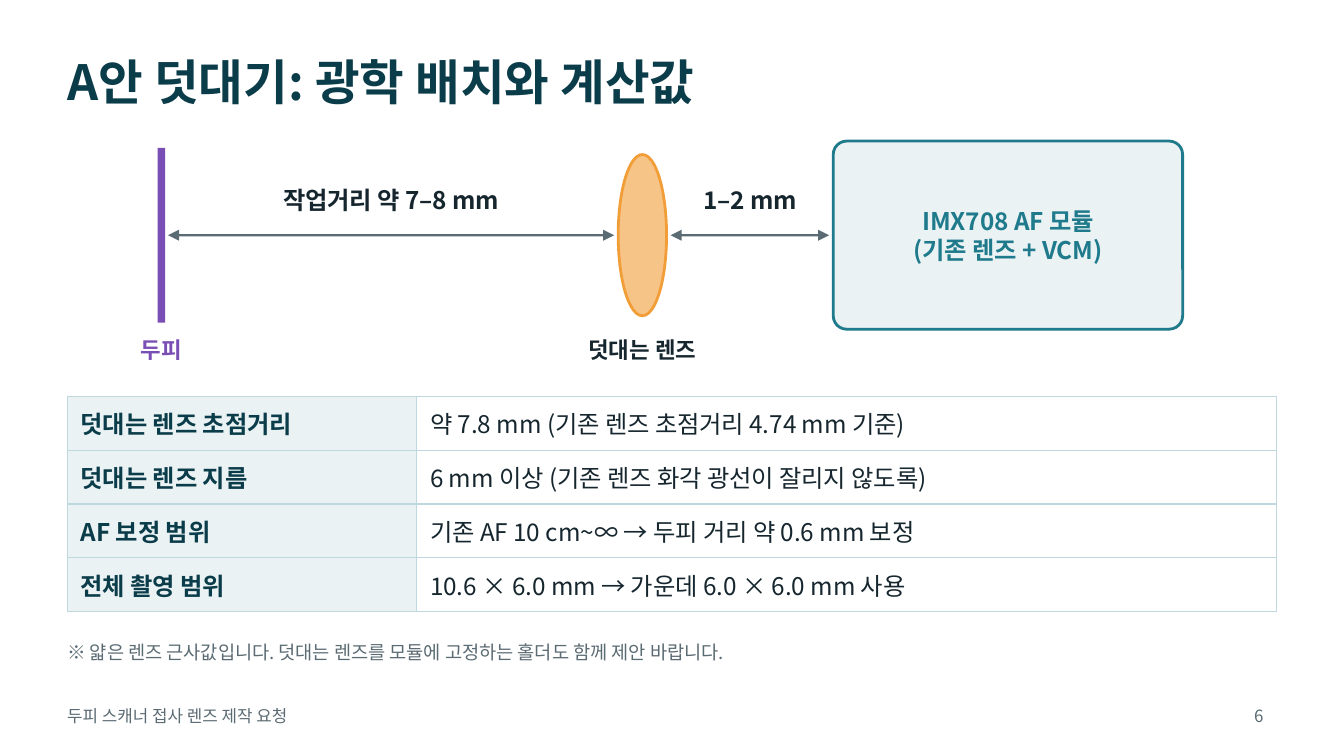
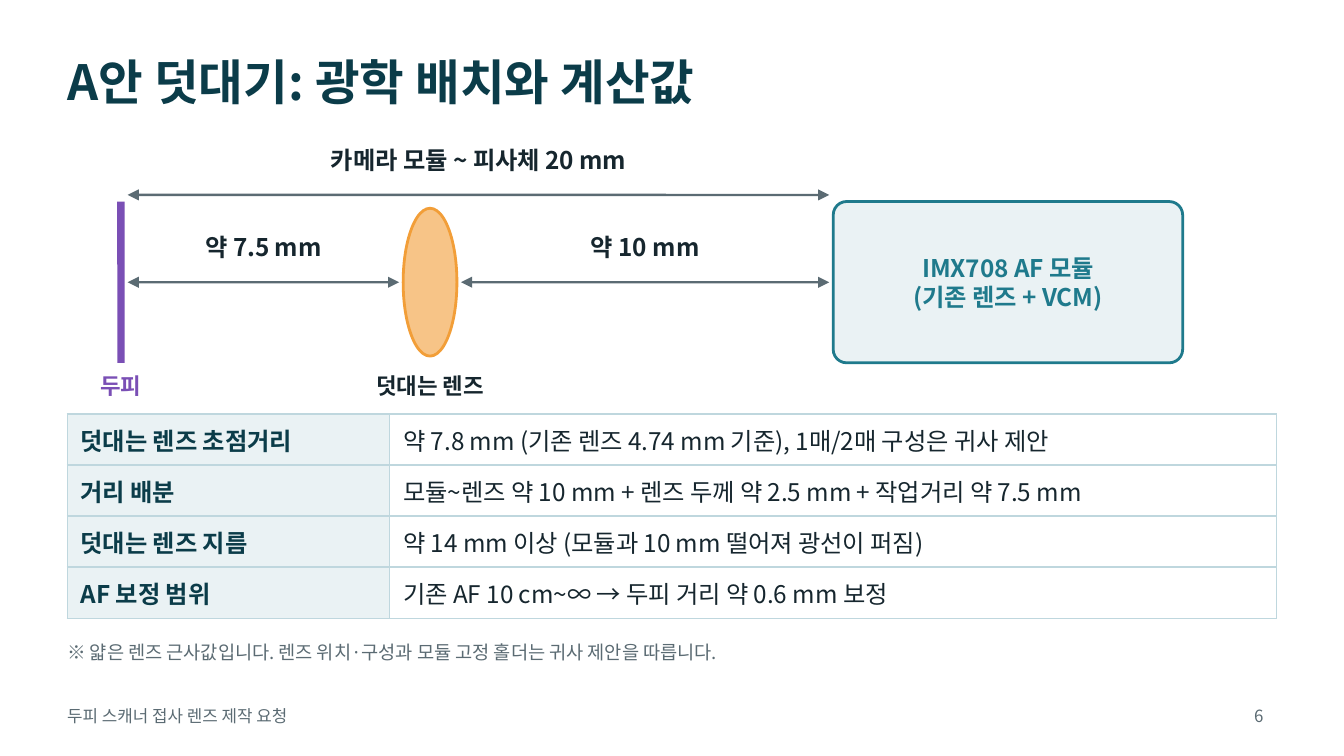
Before and after one commit to urisuni3325-ai/rv1106, a slide deck: slide 6 of docs/lens-rfq-imx708.pptx. Drawn at 1344x756 pixels with LibreOffice and Linux fonts; fonts in the diff are those of the drawing. Boxes give left, top, right and bottom in pixels: in the first picture for what was removed or moved away, otherwise in the second. Text is boxed around its words. In the diff, an @@ line names an element or a change of style, - is before the commit and + after.

```diff
--- a/docs/lens-rfq-imx708.pptx
+++ b/docs/lens-rfq-imx708.pptx
@@ text added at box(331, 148, 626, 172), 13 pt, text #16262E, bold @@
+카메라 모듈 ~ 피사체 20 mm
@@ line moved from (161, 148) - (161, 323) to (121, 202) - (121, 363) @@
@@ double arrow moved from (168, 235) - (614, 235) to (128, 195) - (829, 195) @@
@@ text removed at box(283, 188, 500, 212) @@
-작업거리 약 7–8 mm
@@ ellipse: place and size @@
-ellipse at box(618, 155, 667, 316)
+ellipse at box(403, 208, 457, 356)
@@ text "IMX708 AF 모듈": place and size @@
-text "IMX708 AF 모듈" at box(913, 210, 1102, 264)
+text "IMX708 AF 모듈" at box(913, 257, 1102, 311)
@@ rounded rectangle: place and size @@
-rounded rectangle at box(833, 141, 1183, 329)
+rounded rectangle at box(833, 202, 1183, 363)
@@ rounded rectangle at box(833, 202, 1183, 363): proportions changed @@
@@ text at box(205, 235, 322, 258): text changed @@
-1–2 mm
+약 7.5 mm
@@ text added at box(591, 235, 700, 258), 13 pt, text #16262E, bold @@
+약 10 mm
@@ double arrow moved from (671, 235) - (829, 235) to (128, 282) - (399, 282) @@
@@ double arrow added from (461, 282) to (829, 282), #5B6B73 1.25 pt @@
@@ text "두피": place and size @@
-text "두피" at box(141, 339, 182, 360)
+text "두피" at box(100, 375, 141, 396)
@@ text "덧대는 렌즈": place and size @@
-text "덧대는 렌즈" at box(588, 339, 696, 360)
+text "덧대는 렌즈" at box(376, 375, 484, 396)
@@ table at box(67, 414, 1277, 609) @@
-row 1: 덧대는 렌즈 초점거리 | 약 7.8 mm (기존 렌즈 초점거리 4.74 mm 기준)
-row 2: 덧대는 렌즈 지름 | 6 mm 이상 (기존 렌즈 화각 광선이 잘리지 않도록)
+row 1: 덧대는 렌즈 초점거리 | 약 7.8 mm (기존 렌즈 4.74 mm 기준), 1매/2매 구성은 귀사 제안
+row 2: 거리 배분 | 모듈~렌즈 약 10 mm + 렌즈 두께 약 2.5 mm + 작업거리 약 7.5 mm
+row 3: 덧대는 렌즈 지름 | 약 14 mm 이상 (모듈과 10 mm 떨어져 광선이 퍼짐)
-row 4: 전체 촬영 범위 | 10.6 × 6.0 mm → 가운데 6.0 × 6.0 mm 사용
@@ table: place and size @@
-table at box(67, 396, 1277, 601)
+table at box(67, 414, 1277, 609)
@@ text at box(90, 643, 716, 661): text changed @@
-※ 얇은 렌즈 근사값입니다. 덧대는 렌즈를 모듈에 고정하는 홀더도 함께 제안 바랍니다.
+※ 얇은 렌즈 근사값입니다. 렌즈 위치·구성과 모듈 고정 홀더는 귀사 제안을 따릅니다.
```
Also in this commit, not shown: 7 other slides changed.
